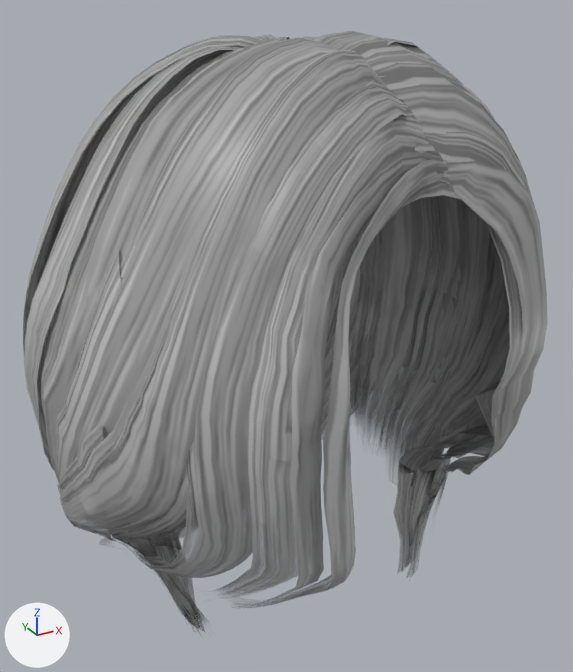
An edit to the glTF model public/models/daz_hair_sport_ponytail.glb, drawn before and after from the same camera.
One viewpoint serves both versions: a 50 mm lens placed at (-0.169, -0.291, 0.153), pointed at (-0.003, 0.01, 0.002). Every picture has the same lights, and +X, +Y and +Z are marked at lower left. The older version comes first. Vertices at exactly the same position are counted once.

The older version as bpy lines, for what is in view:
```python
me_daz_hair_sport_ponytail = bpy.data.meshes.new('daz_hair_sport_ponytail')
me_daz_hair_sport_ponytail.from_pydata(...)  # 5177 vertices, 7521 faces; spans x -0.118..0.112, y -0.11..0.128, z -0.136..0.137
me_daz_hair_sport_ponytail.materials.append(mat_daz_hair_sport_ponytail_mat)  # picture img_daz_hair_sport_ponytail_tex
ob_daz_hair_sport_ponytail = bpy.data.objects.new('daz_hair_sport_ponytail', me_daz_hair_sport_ponytail)
ob_daz_hair_sport_ponytail.location = (0.0, 0.0, 0.0)
```
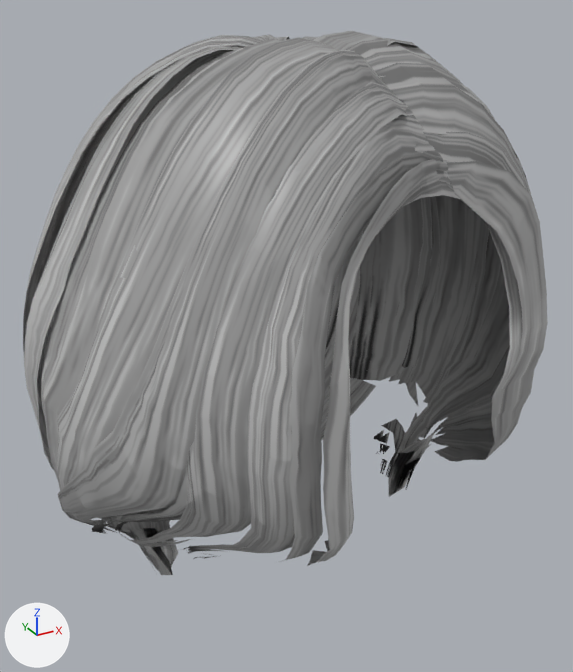
The change, as JSON lines over the scene's bpy script:
```json
{"op": "add", "block": "mat_daz_hair_sport_ponytail_mat_1", "code": ["mat_daz_hair_sport_ponytail_mat_1 = bpy.data.materials.new('daz_hair_sport_ponytail_mat')", "# uses the picture img_daz_hair_sport_ponytail_tex"]}
{"block": "me_daz_hair_sport_ponytail", "where": "# used by ob_daz_hair_sport_ponytail; location = (0.0, 0.0, 0.0)"}
{"op": "remove", "block": "me_daz_hair_sport_ponytail", "code": "me_daz_hair_sport_ponytail.from_pydata(...)  # 5177 vertices, 7521 faces; spans x -0.118..0.112, y -0.11..0.128, z -0.136..0.137"}
{"op": "add", "block": "me_daz_hair_sport_ponytail", "code": "me_daz_hair_sport_ponytail.from_pydata(...)  # 4016 vertices, 5854 faces; spans x -0.118..0.112, y -0.11..0.128, z -0.111..0.137"}
{"block": "me_daz_hair_sport_ponytail", "change": "me_daz_hair_sport_ponytail part 1: a new loose piece of 22 vertices spanning x -0.106..-0.083, y -0.005..0.008, z -0.097..-0.06, in mat_daz_hair_sport_ponytail_mat_1"}
{"block": "me_daz_hair_sport_ponytail", "change": "me_daz_hair_sport_ponytail part 2: a new loose piece of 16 vertices spanning x -0.088..-0.065, y -0.004..0.009, z -0.109..-0.062, in mat_daz_hair_sport_ponytail_mat_1"}
{"block": "me_daz_hair_sport_ponytail", "change": "me_daz_hair_sport_ponytail part 3: the loose piece of 45 vertices spanning x 0.046..0.077, y -0.048..-0.017, z -0.133..-0.036 is deleted"}
{"block": "me_daz_hair_sport_ponytail", "change": "me_daz_hair_sport_ponytail part 4: the loose piece of 39 vertices spanning x 0.043..0.076, y -0.051..-0.01, z -0.134..-0.035 is deleted"}
{"block": "me_daz_hair_sport_ponytail", "change": "me_daz_hair_sport_ponytail part 5: the loose piece of 19 vertices spanning x 0.053..0.071, y -0.045..-0.025, z -0.118..-0.06 is deleted"}
{"block": "me_daz_hair_sport_ponytail", "change": "me_daz_hair_sport_ponytail part 6: 186 vertices moved from x -0.118..-0.028, y -0.102..0.019, z -0.098..-0.027 to x -0.118..-0.028, y -0.098..0.019, z -0.098..-0.027; 827 vertices removed from x -0.117..0.044, y -0.095..0.115, z -0.133..0.068; 121 vertices added at x -0.11..-0.028, y -0.08..0.016, z -0.107..-0.05"}
{"block": "me_daz_hair_sport_ponytail", "change": "me_daz_hair_sport_ponytail part 7: 116 vertices moved from x 0.038..0.111, y -0.085..0.019, z -0.097..-0.026 to x 0.038..0.111, y -0.084..0.019, z -0.097..-0.026; 440 vertices removed from x 0.039..0.11, y -0.094..0.066, z -0.136..0.07; 53 vertices added at x 0.057..0.103, y -0.036..0.019, z -0.109..-0.031"}
{"block": "me_daz_hair_sport_ponytail", "change": "me_daz_hair_sport_ponytail part 8: 5569 faces spanning x -0.118..0.112, y -0.11..0.128, z -0.111..0.137 switch from mat_daz_hair_sport_ponytail_mat (picture img_daz_hair_sport_ponytail_tex) to mat_daz_hair_sport_ponytail_mat_1"}
{"block": "me_daz_hair_sport_ponytail", "change": "other edits to the shape of me_daz_hair_sport_ponytail do not show in these pictures"}
```

Where the change shows, as pixel boxes [x1, y1, x2, y2] in the pictures (573 x 672 px):
```json
{"object": "daz_hair_sport_ponytail", "change": "reshaped", "before": [23, 31, 548, 632], "after": [23, 31, 548, 575], "on screen": "9% shorter"}
{"part": 1, "of": "me_daz_hair_sport_ponytail", "change": "added", "after": [92, 522, 128, 534]}
{"part": 2, "of": "me_daz_hair_sport_ponytail", "change": "added", "after": [140, 511, 178, 567]}
{"part": 3, "of": "me_daz_hair_sport_ponytail", "change": "deleted", "before": [407, 434, 477, 578]}
{"part": 4, "of": "me_daz_hair_sport_ponytail", "change": "deleted", "before": [394, 424, 469, 574]}
{"part": 5, "of": "me_daz_hair_sport_ponytail", "change": "deleted", "before": [434, 463, 464, 487]}
{"part": 6, "of": "me_daz_hair_sport_ponytail", "change": "cut back", "before": [49, 243, 356, 632], "after": [49, 446, 354, 575]}
{"part": 7, "of": "me_daz_hair_sport_ponytail", "change": "cut back", "before": [350, 195, 516, 576], "after": [376, 340, 516, 496]}
{"part": 8, "of": "me_daz_hair_sport_ponytail", "change": "edited", "before": [23, 31, 548, 557], "after": [23, 31, 548, 557], "on screen": "looks the same"}
```
